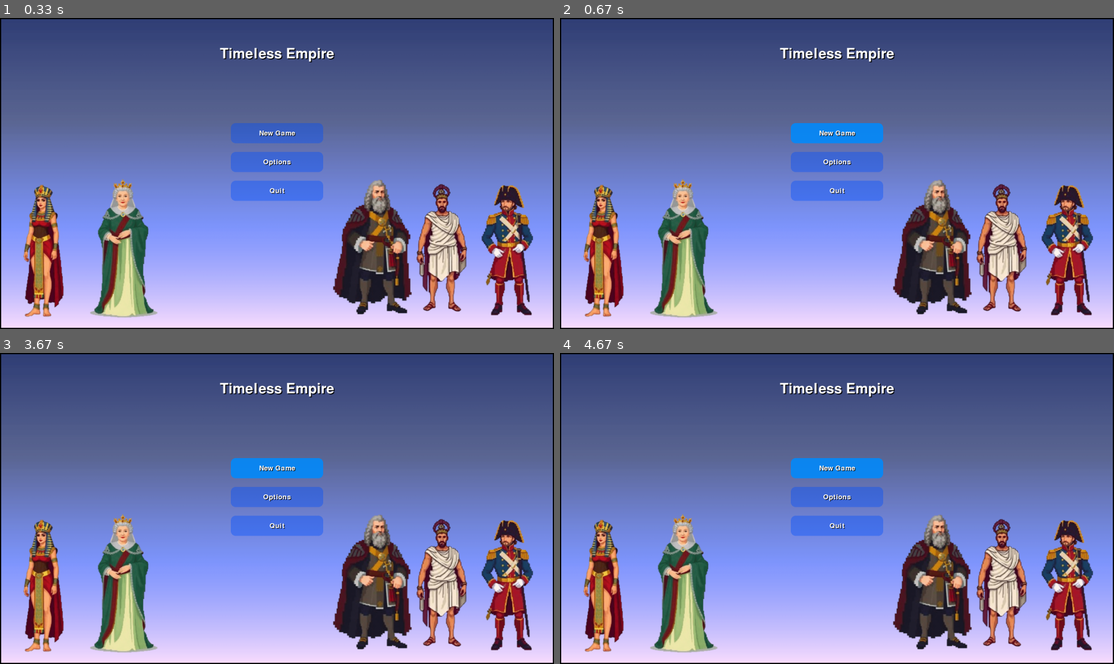
Above: before the commit, frames 1-4 (two rows, left to right).
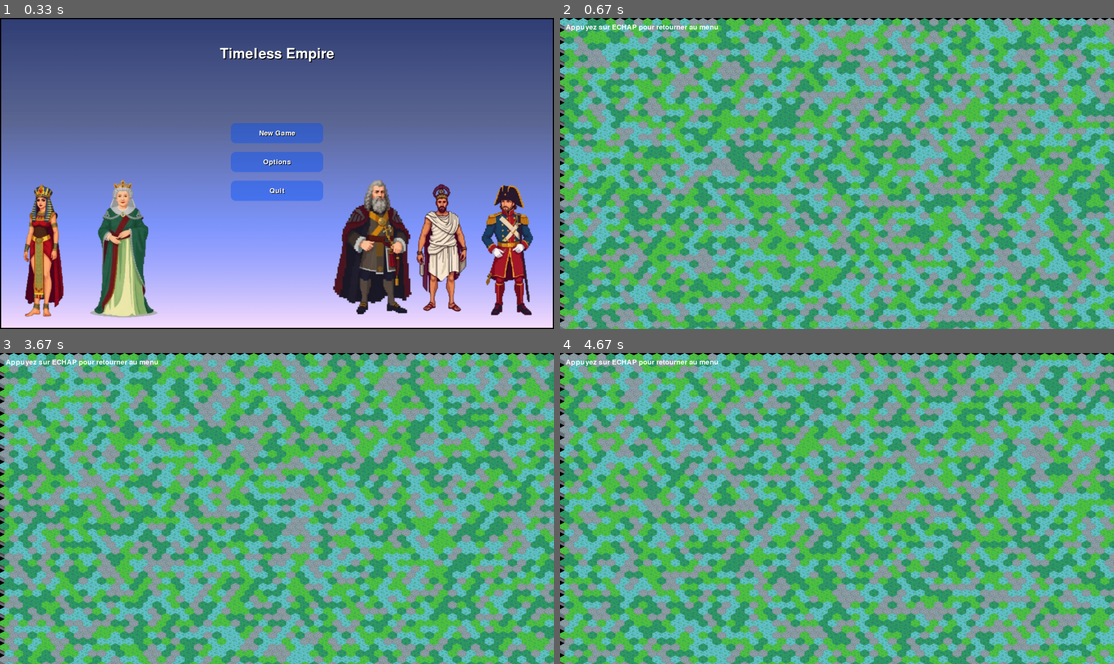
Above: after the commit, the same moments.

Repository: matconstant77-bit/TimelessEmpire
Game: pygame game, started from game.py
The game is run twice, just before and just after one commit, with the same random seed, the same clock (stepped at 60 frames per second) and the same inputs.
Inputs (mouse positions are in pixels of both pictures, inside the frame that each line leads up to):
- Up to frame 1 (0.33 s): no input
- Up to frame 2 (0.67 s): click "New Game" at 0.38 s
- Up to frame 3 (3.67 s): hold Esc 0.67-1.13 s; move the mouse to (282, 530) at 0.7 s; click "Options" at 1.22 s; hold Esc 1.67-2.13 s; click (144, 446) at 2.22 s; click "New Game" at 3.55 s
- Up to frame 4 (4.67 s): hold Esc 3.83-4.3 s; move the mouse to (1030, 589) at 3.87 s; click "New Game" at 4.38 s

Frame 1 is identical in both runs. In frame 2, 100% of the frame differs, in the area x 0-100%, y 0-100%; in frame 3, 100%; in frame 4, 100%.

Commit message:
Affichage des héxagones OK

Diff:
--- a/game.py
+++ b/game.py
@@ -13,6 +13,10 @@
 #création d'une fenêtre
 fenetre=pygame.display.set_mode((1920,1080))#fenêtre de taille 1920*1080
 
+# Variable pour stocker l'état du jeu
+game_state = "menu"  # "menu" ou "game"
+carte = None  # La carte de jeu sera créée au démarrage d'une nouvelle partie
+
 
 
 #chargement des images
@@ -21,28 +25,42 @@
 #images de fond (menus et maps)
 menu = pygame.image.load("menu.png").convert_alpha()
 menu = pygame.transform.scale(menu,(1920,1080))
-"""
+
 #tuiles de terrain
-plaine_tuile = pygame.image.load("")
-
-mountain_tuile = pygame.image.load("")
-
-water_tuile = pygame.image.load("")
-
-forest_tuile = pygame.image.load("")
-
-snow_plaine_tuile = pygame.image.load("")
-
-snow_forest_tuile = pygame.image.load("")
-
-snow_mountain_tuile = pygame.image.load("")
-
-ice_tuile = pygame.image.load("")
-
-desert_tuile = pygame.image.load("")
-
-desert_mountain_tuile = pygame.image.load("")
-"""
+
+try:
+    Eau_1 = pygame.transform.scale(pygame.image.load("Eau_1.png"),(32,42))
+    Eau_2 = pygame.transform.scale(pygame.image.load("Eau_2.png"),(32,42))
+    Eau_3 = pygame.transform.scale(pygame.image.load("Eau_3.png"),(32,42))
+    Herbe_1 = pygame.transform.scale(pygame.image.load("Herbe_1.png"),(32,42))
+    Herbe_2 = pygame.transform.scale(pygame.image.load("Herbe_2.png"),(32,42))
+    Herbe_3 = pygame.transform.scale(pygame.image.load("Herbe_3.png"),(32,42))
+    Pierre_1 = pygame.transform.scale(pygame.image.load("Pierre_1.png"),(32,42))
+    IMAGES_LOADED = True
+except Exception as e:
+    print(f"✗ Erreur lors du chargement des images: {e}")
+    # Créer des surfaces de couleur de remplacement
+    Eau_1 = pygame.Surface((32, 42))
+    Eau_1.fill(BLEU)
+    Eau_2 = Eau_1
+    Eau_3 = Eau_1
+    Herbe_1 = pygame.Surface((32, 42))
+    Herbe_1.fill(VERT)
+    Herbe_2 = Herbe_1
+    Herbe_3 = Herbe_1
+    Pierre_1 = pygame.Surface((32, 42))
+    Pierre_1.fill((128, 128, 128))
+    IMAGES_LOADED = False
+
+# Dictionnaire des tuiles
+tuiles = {
+    'eau': Eau_1,
+    'herbe': Herbe_1,
+    'foret': Herbe_2,
+    'montagne': Pierre_1,
+}
+
+
 #couleurs
 BLANC = (255, 255, 255)
 NOIR = (0, 0, 0)
@@ -63,22 +81,6 @@
     FONT_TITLE = pygame.font.SysFont(None, 72)
     FONT_BUTTON = pygame.font.SysFont(None, 36)
 
-# Tuiles de terrain (à compléter avec les bons chemins d'accès aux images)
-"""
-tuiles = {
-    'mountain_grass': pygame.image.load(""),
-    'mountain_forest': pygame.image.load(""),
-    'mountain_snow': pygame.image.load(""),
-    'mountain_sand': pygame.image.load(""),
-    'plain_grass': pygame.image.load(""),
-    'plain_forest': pygame.image.load(""),
-    'plain_snow': pygame.image.load(""),
-    'desert': pygame.image.load(""),
-    'forest': pygame.image.load(""),
-    'snow_forest': pygame.image.load(""),
-    'water': pygame.image.load(""),
-}
-"""
 # création d'une classe Hexagone pour créer la map
 
 class Hexagone:
@@ -87,6 +89,56 @@
         self.r = r                           # Coordonnée r
         self.type_terrain = type_terrain     # 'herbe', 'foret', 'eau', etc.
         self.tuile = tuiles[type_terrain]   # L'image PNG associée
+
+    def get_pixel_pos(self, size=32, vertical_spacing=42):
+        """Retourne la position en pixels de l'hexagone."""
+        # Layout hexagonal "odd-r" - lignes impaires décalées
+        # Espacement horizontal: 100% de la largeur
+        x = self.q * size * 1.0
+        # Décalage pour lignes impaires
+        if self.r % 2 == 1:
+            x += size * 0.5
+        # Espacement vertical: 1/2 de la hauteur
+        y = self.r * vertical_spacing * 0.5
+        return int(x), int(y)
+
+
+class Carte:
+    def __init__(self, largeur, hauteur):
+        """Crée une carte hexagonale avec des tuiles aléatoires."""
+        self.largeur = largeur
+        self.hauteur = hauteur
+        self.hexagones = []
+        self.generer_carte()
+
+    def generer_carte(self):
+        """Génère la carte avec des hexagones aléatoires."""
+        import random
+        types_terrain = ['eau', 'herbe', 'foret', 'montagne']
+
+        for r in range(self.hauteur):
+            for q in range(self.largeur):
+                type_terrain = random.choice(types_terrain)
+                hex_obj = Hexagone(q, r, type_terrain)
+                self.hexagones.append(hex_obj)
+
+    def dessiner(self, surface, offset_x=0, offset_y=0):
+        """Dessine tous les hexagones sur la surface en ordre de profondeur correct."""
+        # Trier les hexagones: d'abord par y (position verticale), puis par x (position horizontale)
+        # Cela affiche de bas en haut, et pour une même hauteur, de gauche à droite
+        hexagones_tries = sorted(self.hexagones, key=lambda h: (h.get_pixel_pos()[1], h.get_pixel_pos()[0]))
+
+        for hex_obj in hexagones_tries:
+            x, y = hex_obj.get_pixel_pos()
+            x += offset_x
+            y += offset_y
+
+            # Vérifier que l'hexagone est dans les limites de la surface
+            if -50 < x < surface.get_width() + 50 and -50 < y < surface.get_height() + 50:
+                try:
+                    surface.blit(hex_obj.tuile, (x, y))
+                except Exception as e:
+                    print(f"Erreur affichage hex: {e}")
 
 # création d'une classe Button pour les boutons du menu
 
@@ -217,45 +269,71 @@
 clock = pygame.time.Clock()
 
 while running:
-    clock.tick(60)  # Limite à 60 FPS
-
-    # Met à jour la taille actuelle de la fenêtre et recentre les boutons
+    clock.tick(120)  # Limite à 120 FPS
+
+    # Mettre à jour les positions des boutons EN PREMIER
     win_w, win_h = fenetre.get_size()
     for btn in boutons_menu:
         btn.rect.center = (win_w // 2, btn.center_y)
-
-    # Affiche le fond du menu
-    fenetre.blit(menu, (0, 0))
-
-    # Récupère la position de la souris
-    mouse_pos = pygame.mouse.get_pos()
 
     # Gestion des événements
     for event in pygame.event.get():
         if event.type == pygame.QUIT:
             running = False
+        elif event.type == pygame.KEYDOWN and event.key == pygame.K_ESCAPE:
+            # Retour au menu avec Échap
+            game_state = "menu"
         elif event.type == pygame.MOUSEBUTTONDOWN and event.button == 1:
-            # Clic gauche : vérifier si un bouton est cliqué
-            for btn in boutons_menu:
-                if btn.rect.collidepoint(event.pos):
-                    if btn.action == "quit":
-                        running = False
-                    elif btn.action == "new_game":
-                        print("New game selected")
-                    elif btn.action == "options":
-                        # affiche le modal options (retourne éventuellement un nouvel écran/menu)
-                        fenetre, menu = show_options(fenetre, menu, clock)
-
-    # Titre
-    title = FONT_TITLE.render("Timeless Empire", True, BLANC)
-    shadow = FONT_TITLE.render("Timeless Empire", True, SHADOW)
-    center_x = fenetre.get_width() // 2
-    fenetre.blit(shadow, (center_x - title.get_width() // 2 + 3, 103))
-    fenetre.blit(title, (center_x - title.get_width() // 2, 100))
-
-    # Dessine les boutons
-    for btn in boutons_menu:
-        btn.draw(fenetre, mouse_pos)
+            if game_state == "menu":
+                # Clic gauche : vérifier si un bouton est cliqué
+                for btn in boutons_menu:
+                    if btn.rect.collidepoint(event.pos):
+                        if btn.action == "quit":
+                            running = False
+                        elif btn.action == "new_game":
+                            # Créer une nouvelle carte et passer en mode jeu
+                            # Calculé pour remplir 1920x1080 avec hexagones 32x42
+                            carte = Carte(60, 52)  # Carte plus grande pour remplir l'écran
+                            game_state = "game"
+                        elif btn.action == "options":
+                            # affiche le modal options (retourne éventuellement un nouvel écran/menu)
+                            fenetre, menu = show_options(fenetre, menu, clock)
+
+    # Affichage selon l'état du jeu
+    if game_state == "menu":
+        # Affiche le menu
+        win_w, win_h = fenetre.get_size()
+        for btn in boutons_menu:
+            btn.rect.center = (win_w // 2, btn.center_y)
+
+        # Affiche le fond du menu
+        fenetre.blit(menu, (0, 0))
+
+        # Récupère la position de la souris
+        mouse_pos = pygame.mouse.get_pos()
+
+        # Titre
+        title = FONT_TITLE.render("Timeless Empire", True, BLANC)
+        shadow = FONT_TITLE.render("Timeless Empire", True, SHADOW)
+        center_x = fenetre.get_width() // 2
+        fenetre.blit(shadow, (center_x - title.get_width() // 2 + 3, 103))
+        fenetre.blit(title, (center_x - title.get_width() // 2, 100))
+
+        # Dessine les boutons
+        for btn in boutons_menu:
+            btn.draw(fenetre, mouse_pos)
+
+    elif game_state == "game":
+        # Affiche la carte de jeu
+        fenetre.fill(NOIR)  # Remplir avec du noir
+
+        if carte:
+            # Utiliser la méthode dessiner() pour afficher correctement avec tri
+            carte.dessiner(fenetre, offset_x=0, offset_y=0)
+
+        # Afficher un texte pour indiquer comment retourner au menu
+        instruction = FONT_BUTTON.render("Appuyez sur ECHAP pour retourner au menu", True, BLANC)
+        fenetre.blit(instruction, (20, 20))
 
     # Met à jour l'affichage
     pygame.display.flip()
Not shown, changed: README
